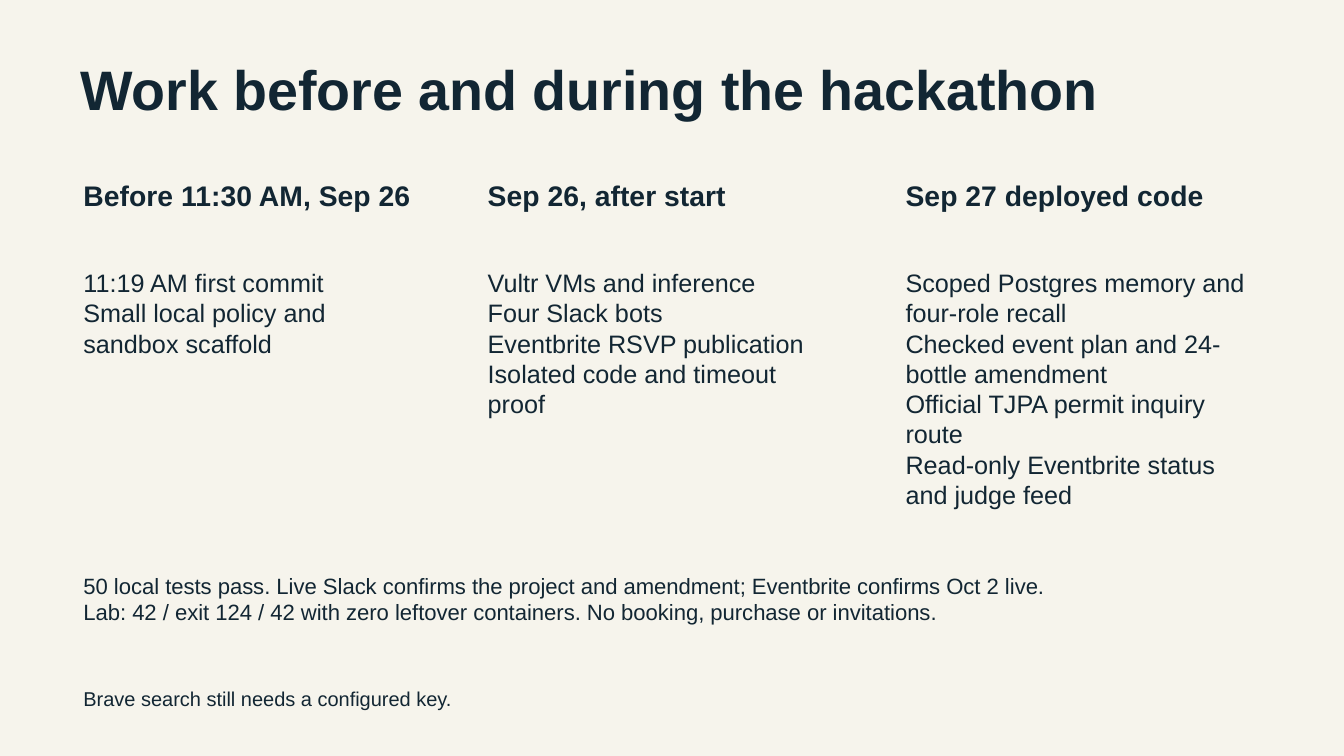
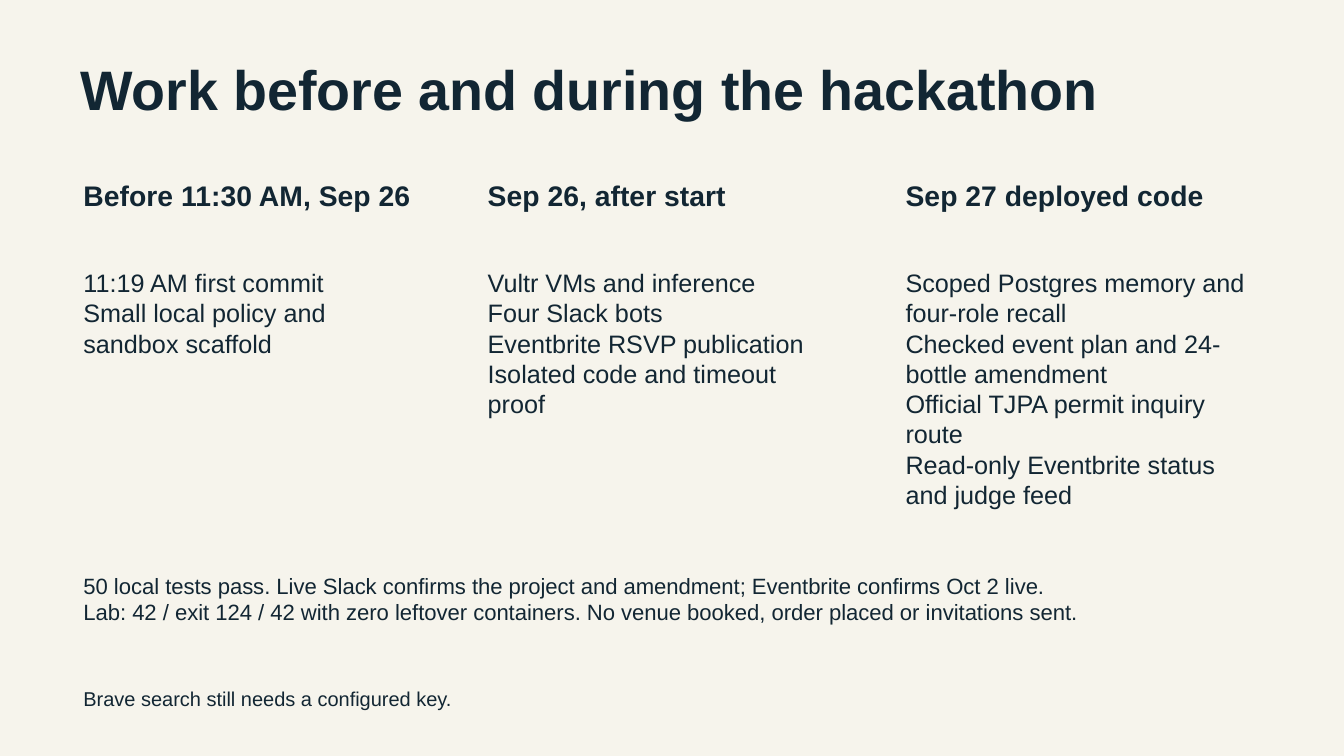
Before and after one commit to msmalls54/pengwin-crew, a slide deck: slide 4 of assets/deck/pengwin-agent-arena-submission.pptx. Drawn at 1344x756 pixels with LibreOffice and Linux fonts; fonts in the diff are those of the drawing. Boxes give left, top, right and bottom in pixels: in the first picture for what was removed or moved away, otherwise in the second. Text is boxed around its words. In the diff, an @@ line names an element or a change of style, - is before the commit and + after.

```diff
--- a/assets/deck/pengwin-agent-arena-submission.pptx
+++ b/assets/deck/pengwin-agent-arena-submission.pptx
@@ text at [83, 604, 1078, 625]: text changed @@
-Lab: 42 / exit 124 / 42 with zero leftover containers. No booking, purchase or invitations.
+Lab: 42 / exit 124 / 42 with zero leftover containers. No venue booked, order placed or invitations sent.
```
Also in this commit, not shown: 1 other slide changed, 1 other file.
